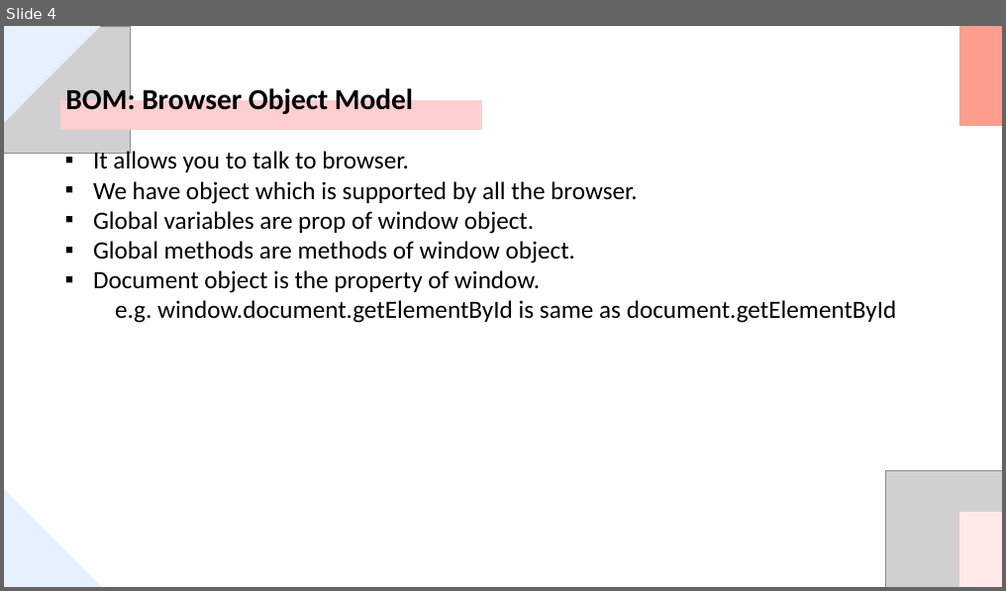
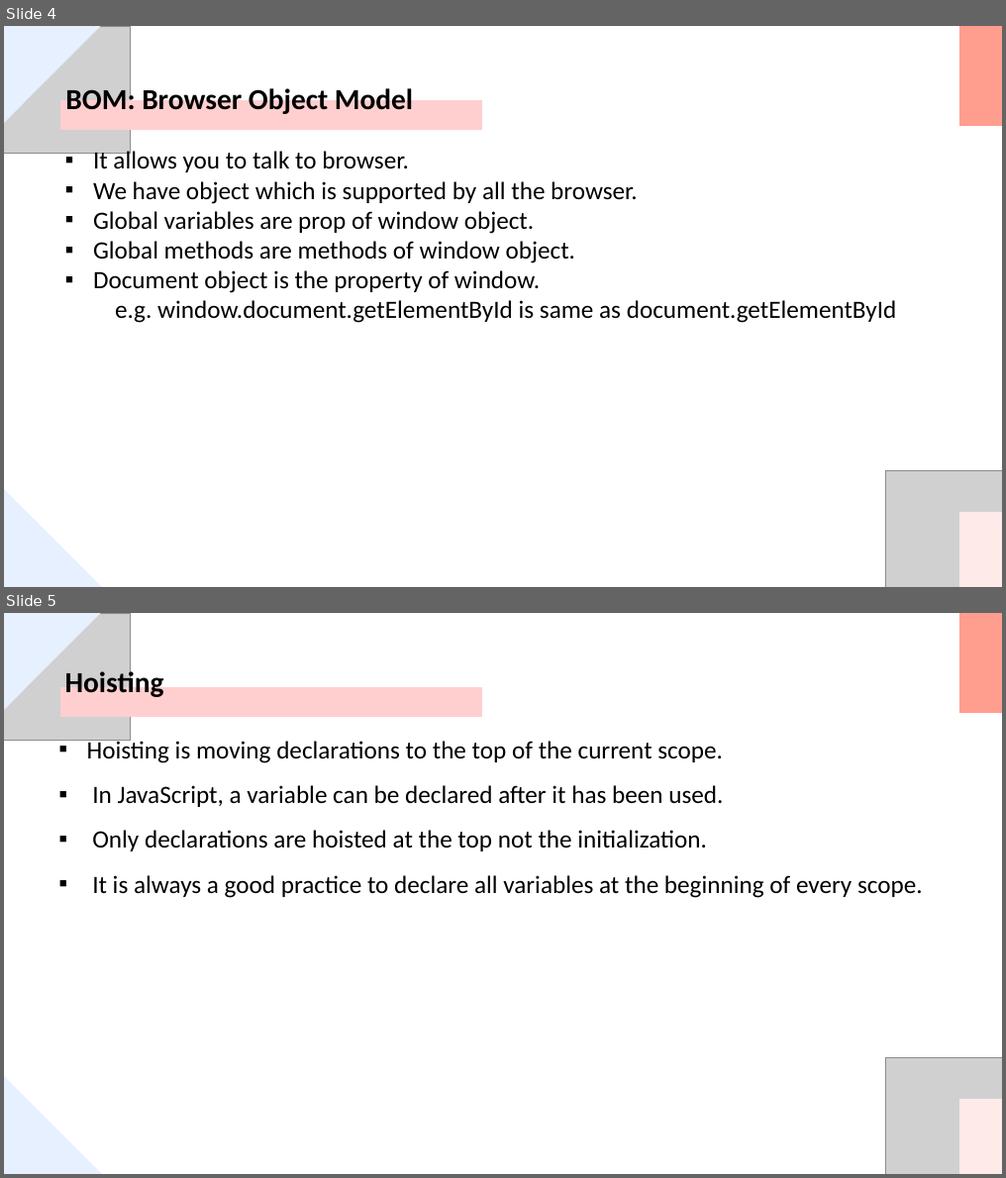
Before and after one commit to urvashi29/SheLovesCode13, a slide deck: Day-13.pptx. Shown one above the other, each under a label of ours: slide 4 before the commit, slides 4 and 5 after it. The pictures are 1006x591 and 1006x1178 pixels, drawn with LibreOffice and Linux fonts; fonts in the diff are those of the drawing; grey boxes stand for pictures. Boxes give left, top, right and bottom in pixels: in the first picture for what was removed or moved away, otherwise in the second. Text is boxed around its words. In the diff, an @@ line names an element or a change of style, - is before the commit and + after.

Commit message:
added hoisting

```diff
--- a/Day-13.pptx
+++ b/Day-13.pptx
@@ slide 5 added at box(4, 613, 1002, 1174), background #FFFFFF @@
@@ picture added at box(4, 613, 131, 741) @@
@@ freeform shape added at box(4, 613, 101, 711), fill #E6F0FF @@
@@ freeform shape added at box(959, 613, 1002, 713), fill #FF9D8F @@
@@ text added at box(65, 668, 164, 700), 42 pt, text #000000, bold @@
+Hoisting
@@ freeform shape added at box(59, 687, 482, 717), fill #FFCFCF @@
@@ text added at box(87, 738, 923, 898), 36 pt, text #000000 @@
+▪ Hoisting is moving declarations to the top of the current scope.
+▪ In JavaScript, a variable can be declared after it has been used.
+▪ Only declarations are hoisted at the top not the initialization.
+▪ It is always a good practice to declare all variables at the beginning of every scope.
@@ picture added at box(885, 1058, 1002, 1174) @@
@@ freeform shape added at box(4, 1076, 102, 1174), fill #E6F0FF @@
@@ freeform shape added at box(959, 1099, 1002, 1174), fill #FFEAEA @@
```
Also in this commit, not shown: 2 other files.
